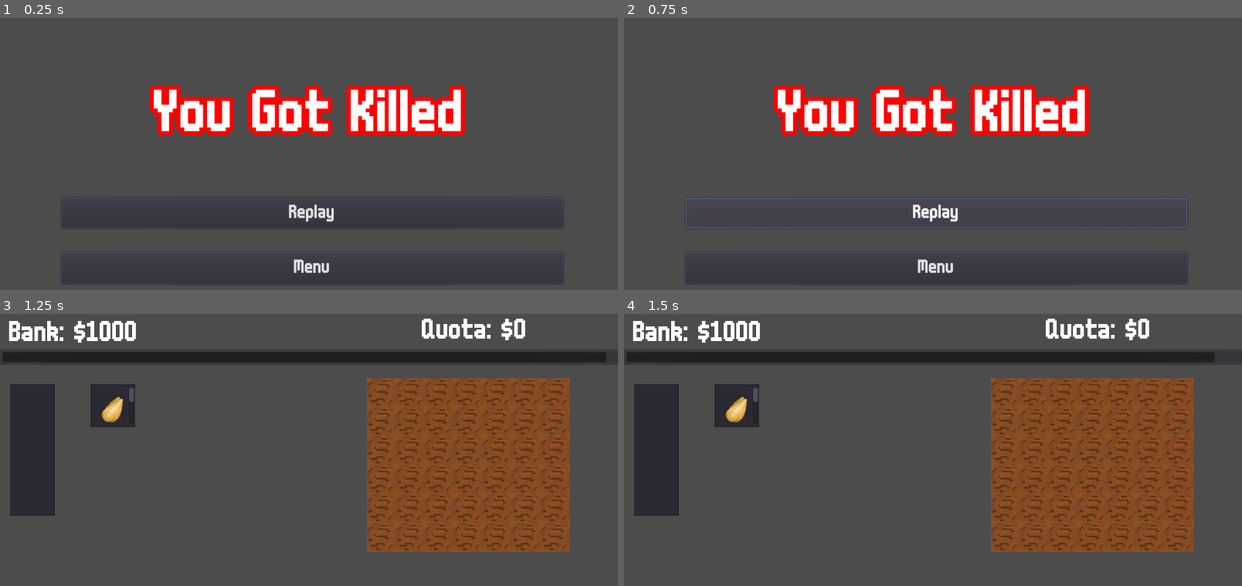
Above: before the commit, frames 1-4 (two rows, left to right).
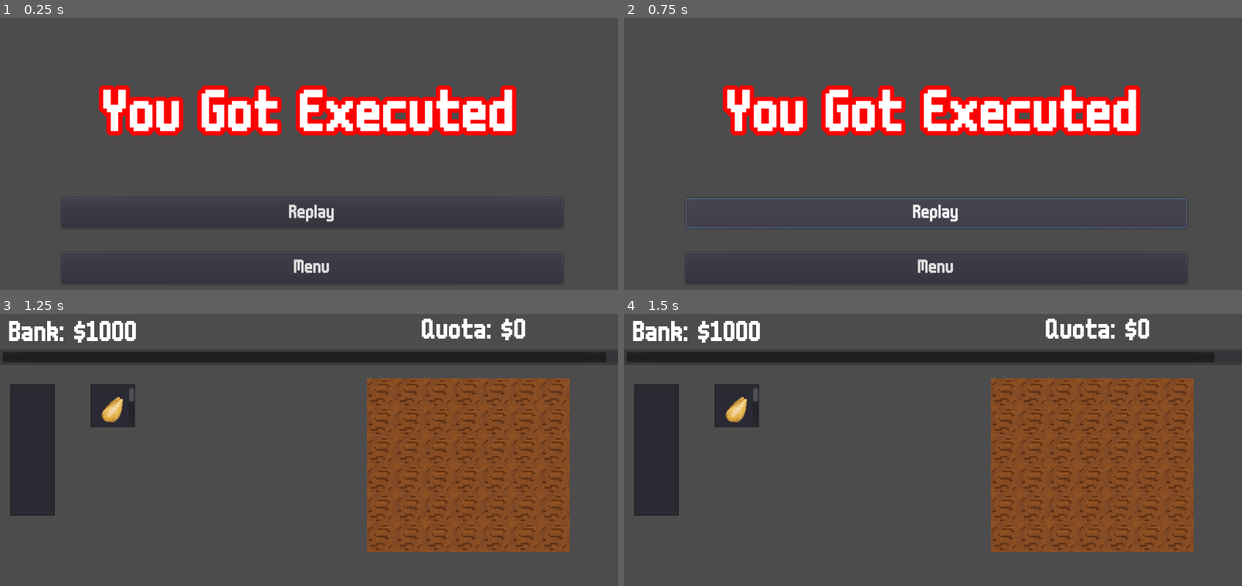
Above: after the commit, the same moments.

Repository: mr-yak/LD51
Game: Godot game, scene res://Scenes/Starve.tscn
Two runs of this game, one before a commit and one after it. Both use one fixed random seed, a clock stepped at 60 frames per second and the inputs below. This scene is started directly instead of the project's main scene. Sound files missing from this copy of the repository are replaced by a short silence.
Inputs (mouse positions are in pixels of both pictures, inside the frame that each line leads up to):
- Up to frame 1 (0.25 s): no input
- Up to frame 2 (0.75 s): click "Replay" at 0.5 s
- Up to frame 3 (1.25 s): no input
- Up to frame 4 (1.5 s): move the mouse to (1068, 477) at 1.27 s; click (1068, 477) at 1.35 s

The runs differ from the first frame. In frame 1, 8.8% of the frame differs, in the area x 16-84%, y 24-44%; in frame 2, 8.8%; in frame 3, nothing differs; in frame 4, nothing differs.

Commit message:
Added more death messages

Diff:
--- a/Scripts/Message.gd
+++ b/Scripts/Message.gd
@@ -1,6 +1,11 @@
 extends Label
 
 var messages = ["Killed", "Hung", "Executed", "Thrown in Prison", "Eaten By Lions", "Left to Die"]
+var rng = RandomNumberGenerator.new()
 func _ready():
-	var key = rand_range(0, messages.size()-1)
+	rng.set_seed(7340651920651)
+	for i in range(10):
+		randomize()
+		rng.randomize()
+	var key = rng.randi_range(0, messages.size()-1)
 	text = "You Got " + messages[key]
